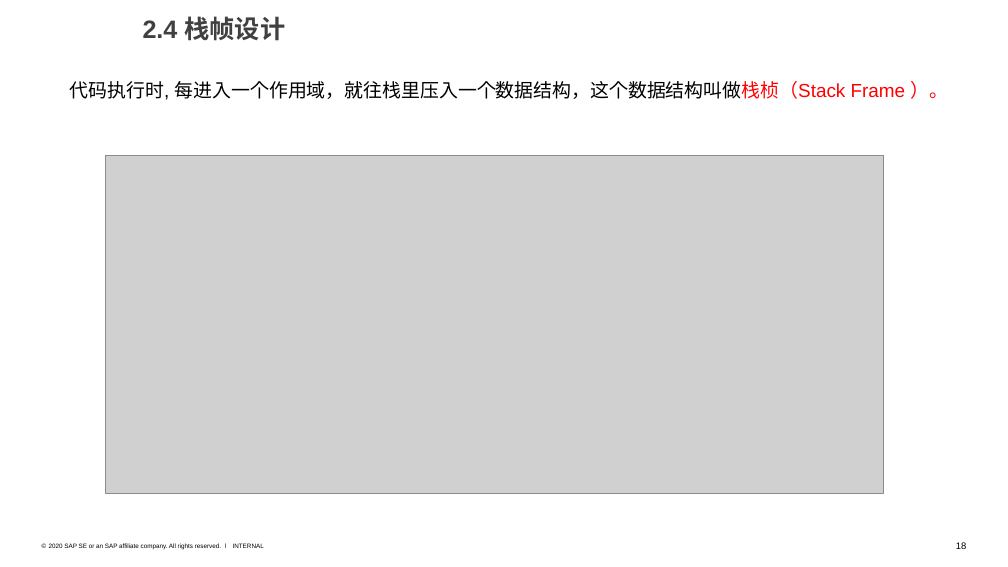
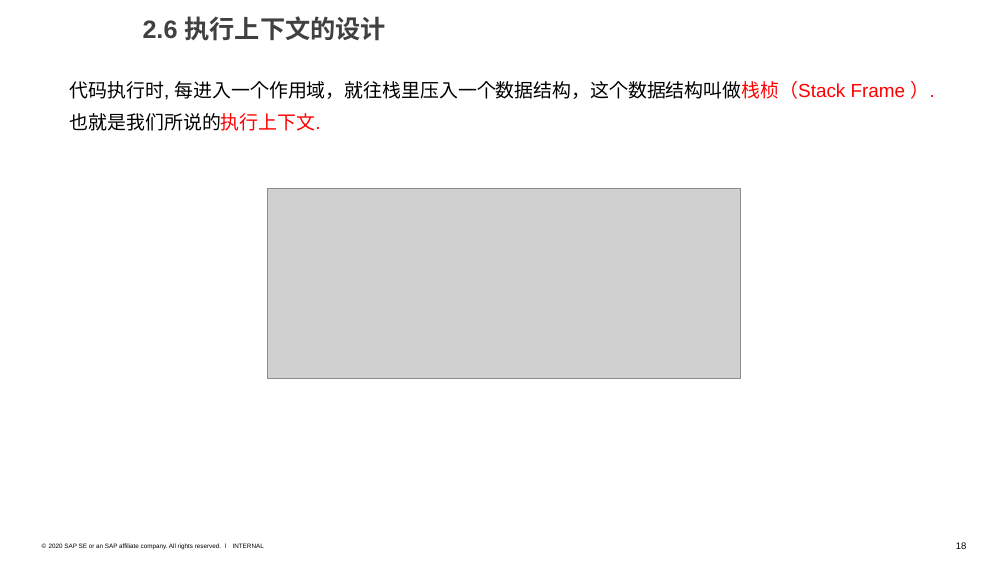
Before and after one commit to jiweiyuan/programmer, a slide deck: slide 18 of programming/scope-and-closure/作用域与闭包.pptx. Drawn at 1008x567 pixels with LibreOffice and Linux fonts; fonts in the diff are those of the drawing; grey boxes stand for pictures. Boxes give left, top, right and bottom in pixels: in the first picture for what was removed or moved away, otherwise in the second. Text is boxed around its words. In the diff, an @@ line names an element or a change of style, - is before the commit and + after.

```diff
--- a/programming/scope-and-closure/作用域与闭包.pptx
+++ b/programming/scope-and-closure/作用域与闭包.pptx
@@ text at (143,16,387,41): text changed @@
-2.4 栈帧设计
+2.6 执行上下文的设计
@@ text at (70,81,906,131): text changed @@
-代码执行时, 每进入一个作用域，就往栈里压入一个数据结构，这个数据结构叫做栈桢（Stack Frame ）。
+代码执行时, 每进入一个作用域，就往栈里压入一个数据结构，这个数据结构叫做栈桢（Stack Frame ）.
+也就是我们所说的执行上下文.
@@ picture removed at (106,155,883,493) @@
@@ picture added at (267,188,741,378) @@
```
Also in this commit, not shown: 8 other slides changed, 3 slides added, 4 other files.
